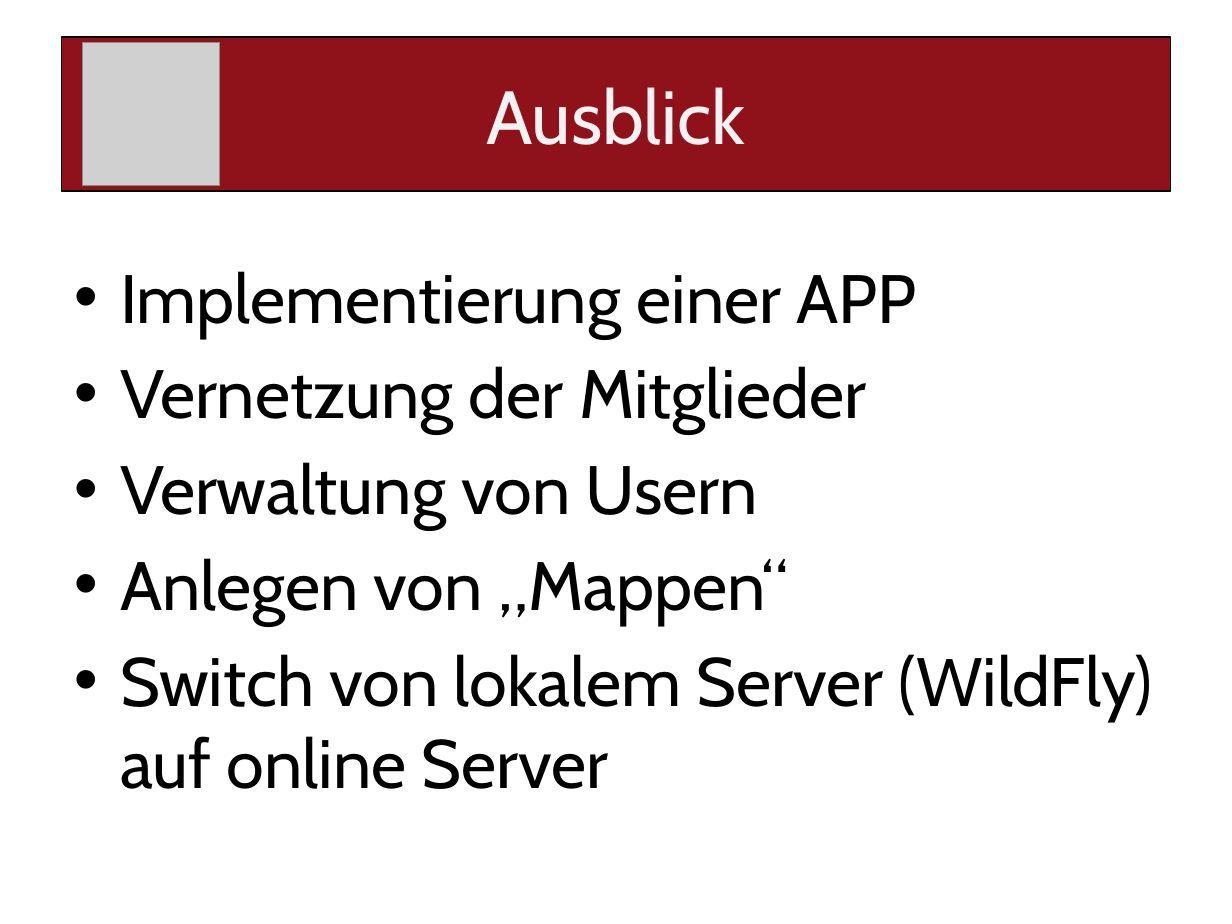
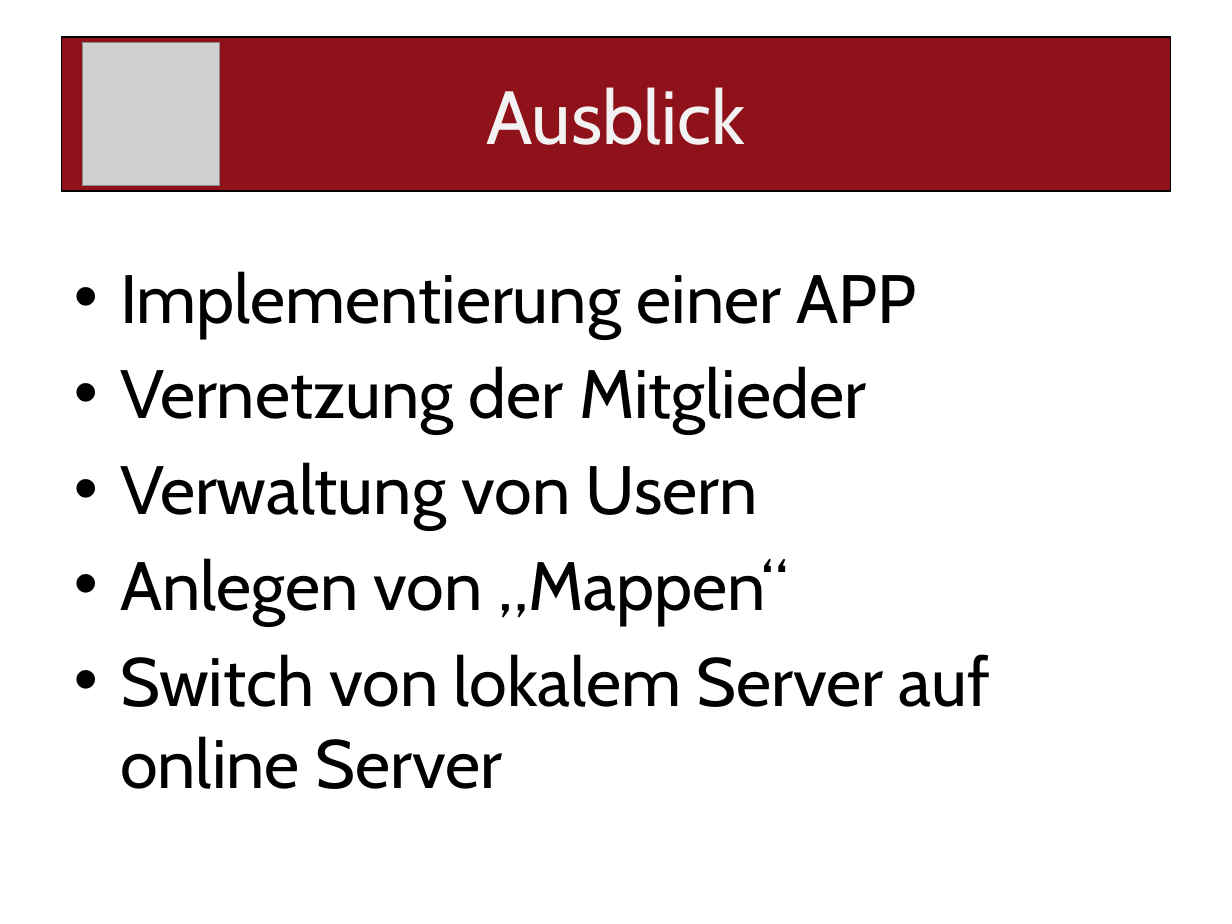
Before and after one commit to paulisch/archivist, a slide deck: slide 14 of Documentation/ProjectDocumentation/Presentation.pptx. Drawn at 1232x924 pixels with LibreOffice and Linux fonts; fonts in the diff are those of the drawing; grey boxes stand for pictures. Boxes give left, top, right and bottom in pixels: in the first picture for what was removed or moved away, otherwise in the second. Text is boxed around its words. In the diff, an @@ line names an element or a change of style, - is before the commit and + after.

```diff
--- a/Documentation/ProjectDocumentation/Presentation.pptx
+++ b/Documentation/ProjectDocumentation/Presentation.pptx
@@ text at <box>120,654,990,789</box>: text changed @@
-• Switch von lokalem Server (WildFly) auf online Server
+• Switch von lokalem Server auf online Server
```
Also in this commit, not shown: 5 other slides changed, 1 slide added, 1 other file.
